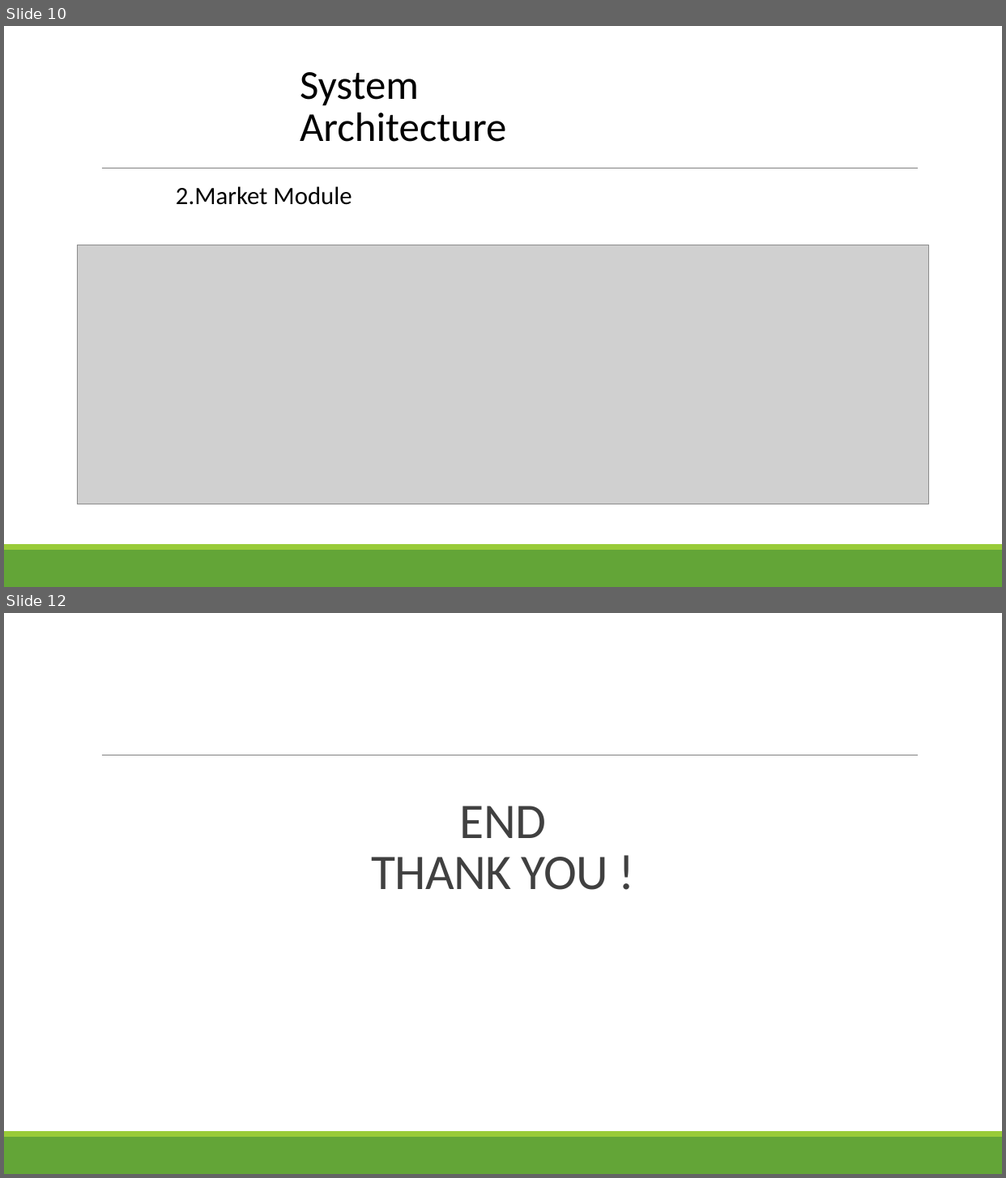
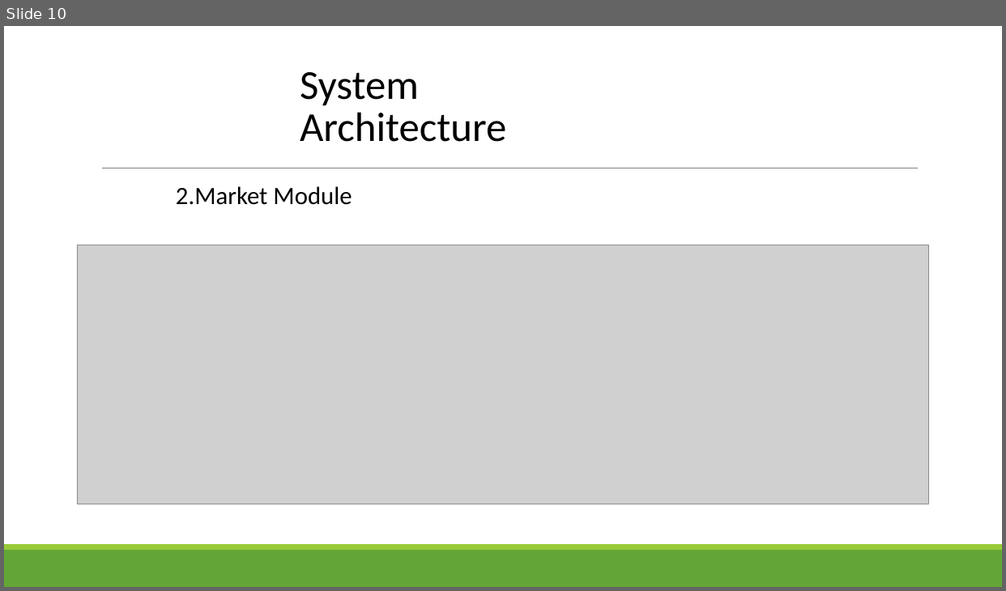
Before and after one commit to prajwalsable99/B.E.Project-, a slide deck: project-review1 grp-26.pptx. Shown one above the other, each under a label of ours: slides 10 and 12 before the commit, slide 10 after it; the slides between them are not shown. The pictures are 1006x1178 and 1006x591 pixels, drawn with LibreOffice and Linux fonts; fonts in the diff are those of the drawing; grey boxes stand for pictures. Boxes give left, top, right and bottom in pixels: in the first picture for what was removed or moved away, otherwise in the second. Text is boxed around its words. In the diff, an @@ line names an element or a change of style, - is before the commit and + after.

```diff
--- a/project-review1 grp-26.pptx
+++ b/project-review1 grp-26.pptx
@@ slide 12 removed at <box>4,613,1002,1174</box>, background #FFFFFF; not listed: 3 template elements that a slide beside it also shows @@
@@ title removed at <box>371,806,608,890</box> @@
-END
-THANK YOU !
```
Also in this commit, not shown: 1 other slide removed, 18 other files.
